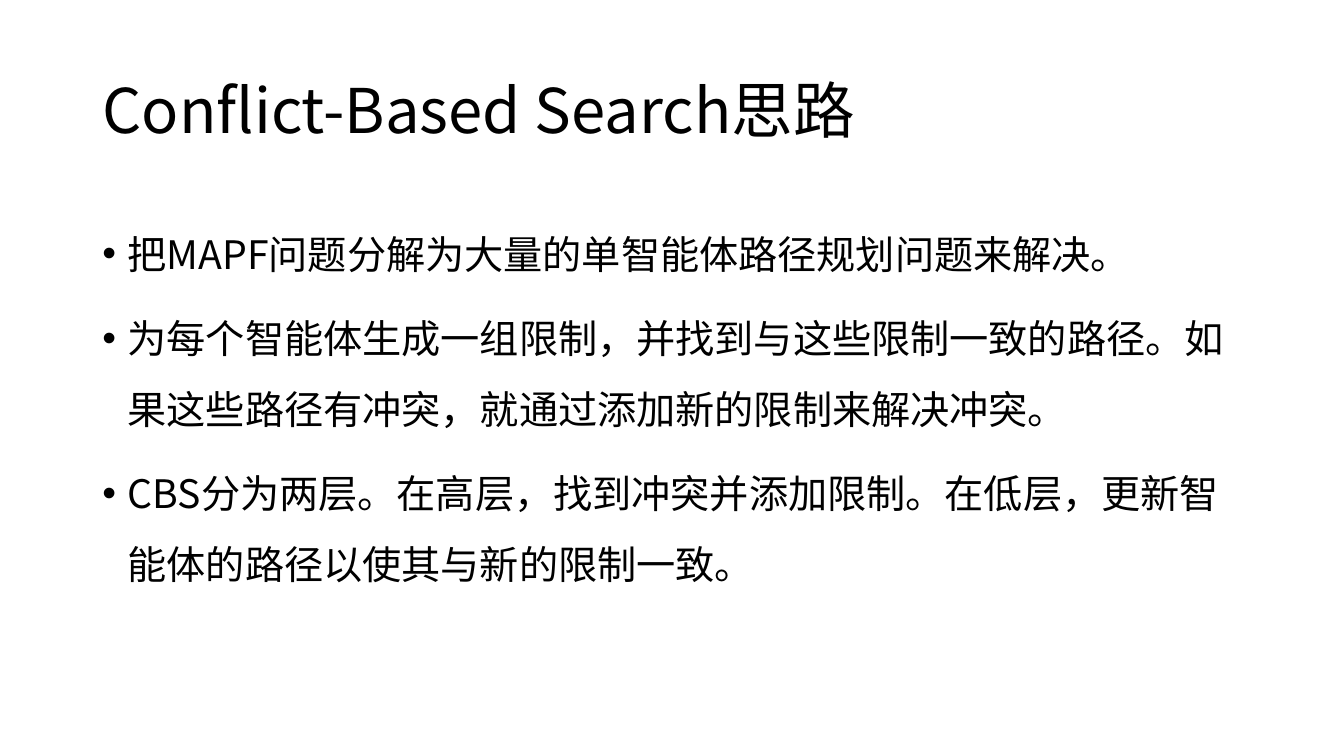
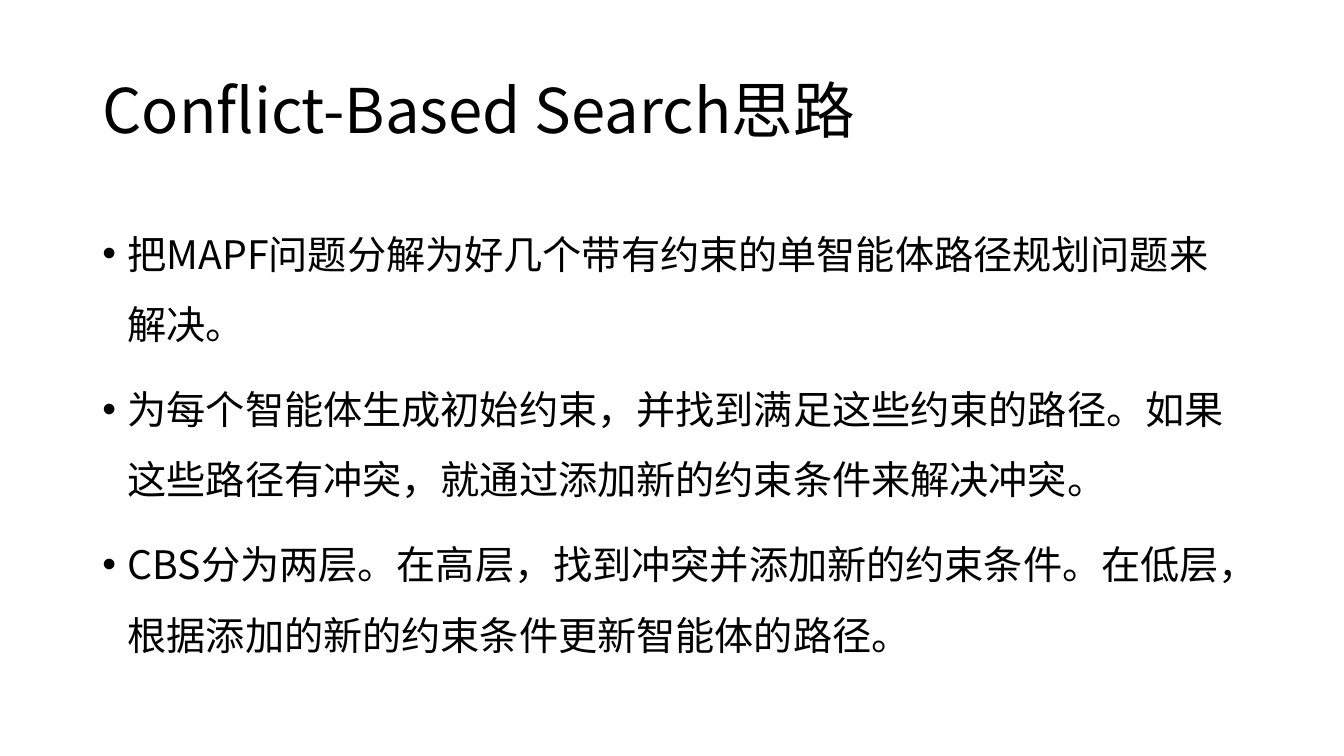
Before and after one commit to ssfc/npbenchmark, a slide deck: slide 6 of npbenchmark-main/MAPF/CBS.pptx (slide 5 before the commit). Drawn at 1344x756 pixels with LibreOffice and Linux fonts; fonts in the diff are those of the drawing. Boxes give left, top, right and bottom in pixels: in the first picture for what was removed or moved away, otherwise in the second. Text is boxed around its words. In the diff, an @@ line names an element or a change of style, - is before the commit and + after.

Commit message:
slides

```diff
--- a/npbenchmark-main/MAPF/CBS.pptx
+++ b/npbenchmark-main/MAPF/CBS.pptx
@@ text at bbox=[128, 236, 1258, 654]: text changed @@
-• 把MAPF问题分解为大量的单智能体路径规划问题来解决。
-• 为每个智能体生成一组限制，并找到与这些限制一致的路径。如果这些路径有冲突，就通过添加新的限制来解决冲突。
-• CBS分为两层。在高层，找到冲突并添加限制。在低层，更新智能体的路径以使其与新的限制一致。
+• 把MAPF问题分解为好几个带有约束的单智能体路径规划问题来解决。
+• 为每个智能体生成初始约束，并找到满足这些约束的路径。如果这些路径有冲突，就通过添加新的约束条件来解决冲突。
+• CBS分为两层。在高层，找到冲突并添加新的约束条件。在低层，根据添加的新的约束条件更新智能体的路径。
```
Also in this commit, not shown: 2 other slides changed, 10 slides added, 2 slides removed, 1 other file.
